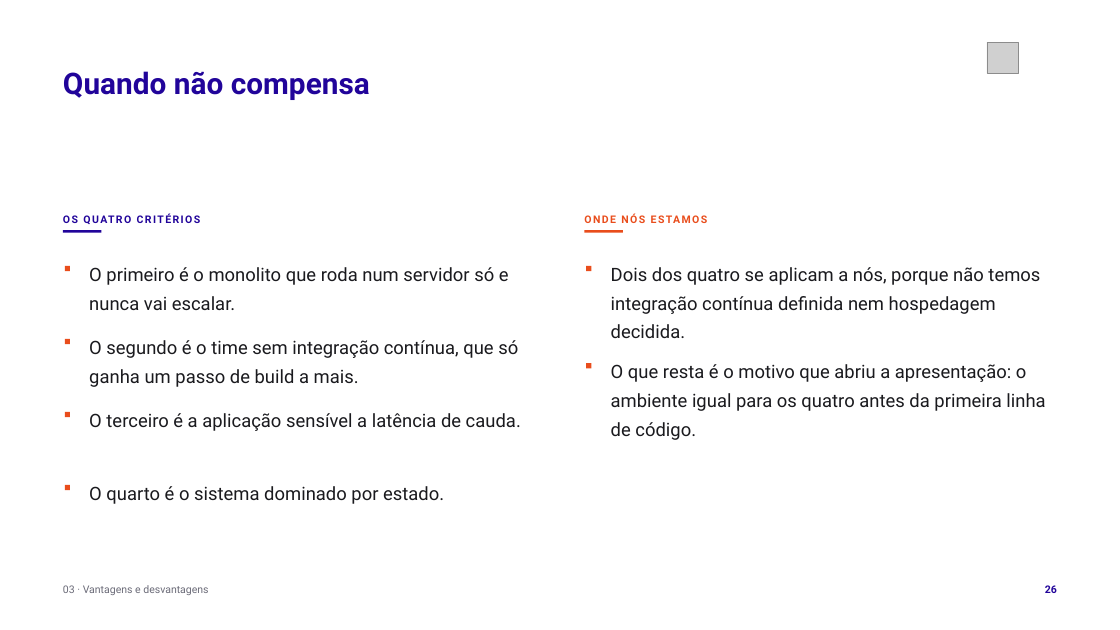
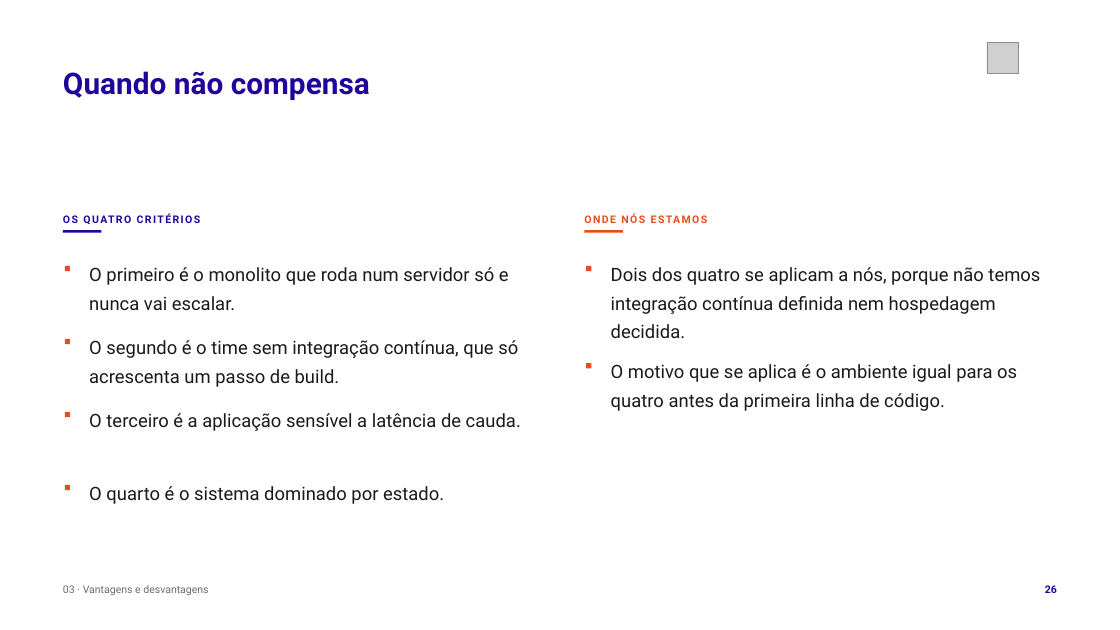
Before and after one commit to tcpassos/invite-app, a slide deck: slide 26 of trabalhos/T1-Docker-Invite-People.pptx. Drawn at 1120x630 pixels with LibreOffice and Linux fonts; fonts in the diff are those of the drawing; grey boxes stand for pictures. Boxes give left, top, right and bottom in pixels: in the first picture for what was removed or moved away, otherwise in the second. Text is boxed around its words. In the diff, an @@ line names an element or a change of style, - is before the commit and + after.

```diff
--- a/trabalhos/T1-Docker-Invite-People.pptx
+++ b/trabalhos/T1-Docker-Invite-People.pptx
@@ text at (89, 340, 518, 387): text changed @@
-O segundo é o time sem integração contínua, que só ganha um passo de build a mais.
+O segundo é o time sem integração contínua, que só acrescenta um passo de build.
@@ text at (611, 364, 1017, 411): text changed @@
-O que resta é o motivo que abriu a apresentação: o ambiente igual para os quatro antes da primeira linha de código.
+O motivo que se aplica é o ambiente igual para os quatro antes da primeira linha de código.
```
Also in this commit, not shown: 20 other slides changed, 20 other files.
